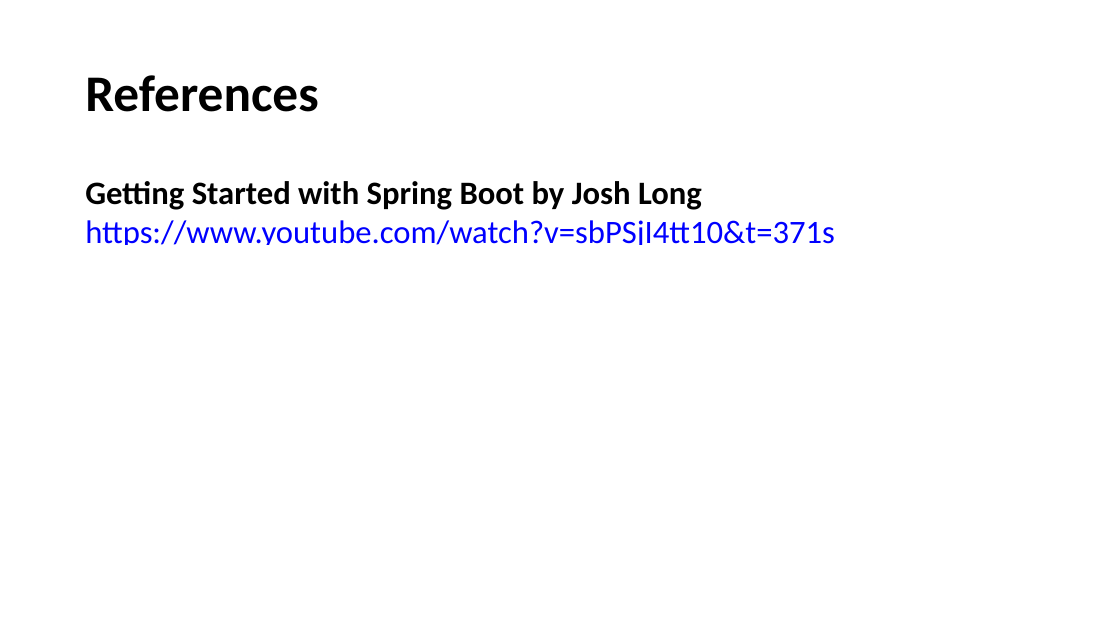
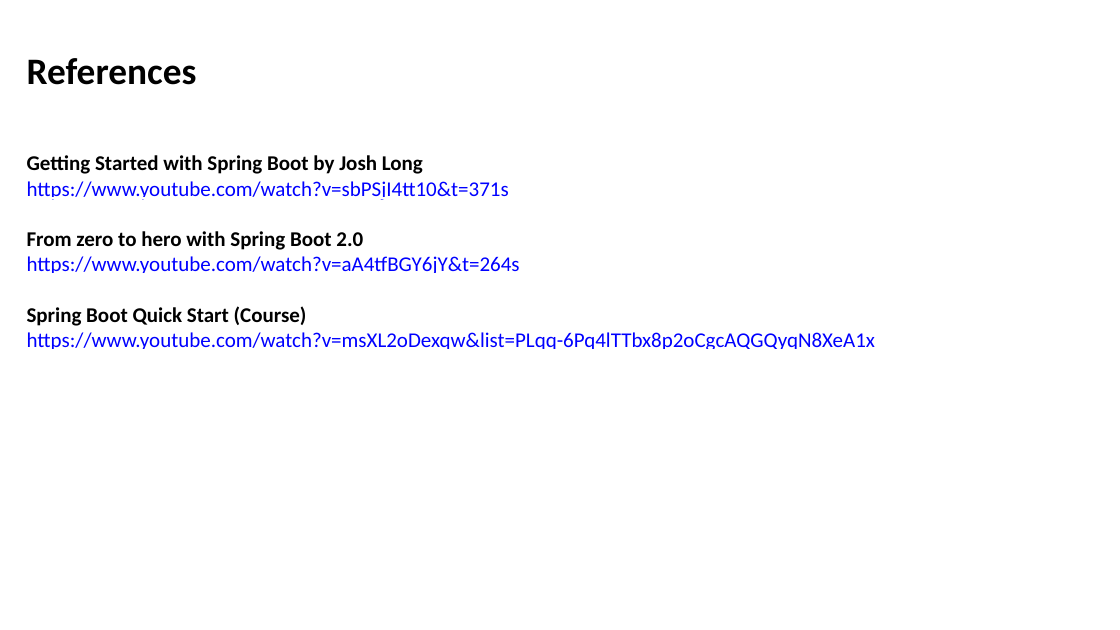
Before and after one commit to marcelovgomes/demo-internal-contacts, a slide deck: slide 13 of presentation_resources/spring-boot-demo-presentation.pptx (slide 10 before the commit). Drawn at 1120x630 pixels with LibreOffice and Linux fonts; fonts in the diff are those of the drawing. Boxes give left, top, right and bottom in pixels: in the first picture for what was removed or moved away, otherwise in the second. Text is boxed around its words. In the diff, an @@ line names an element or a change of style, - is before the commit and + after.

```diff
--- a/presentation_resources/spring-boot-demo-presentation.pptx
+++ b/presentation_resources/spring-boot-demo-presentation.pptx
@@ text "References": place and size @@
-text "References" at (85,75,318,112)
+text "References" at (27,58,197,85)
@@ text "References" at (27,58,197,85): size 44 to 32 pt @@
@@ text "Getting Started with Spring Boot ...": place and size @@
-text "Getting Started with Spring Boot ..." at (85,181,835,245)
+text "Getting Started with Spring Boot ..." at (27,155,876,349)
@@ text at (27,155,509,200): size 28 to 18 pt in "Getting Started with Spring Boot by Josh ...", "https://www.youtube.com/watch?v=sbPSjI4tt10&t=371s" @@
@@ text at (27,231,876,349): paragraphs added @@
+From zero to hero with Spring Boot 2.0
+https://www.youtube.com/watch?v=aA4tfBGY6jY&t=264s
+Spring Boot Quick Start (Course)
+https://www.youtube.com/watch?v=msXL2oDexqw&list=PLqq-6Pq4lTTbx8p2oCgcAQGQyqN8XeA1x
```
Also in this commit, not shown: 5 other slides changed, 3 slides added, 3 other files.
